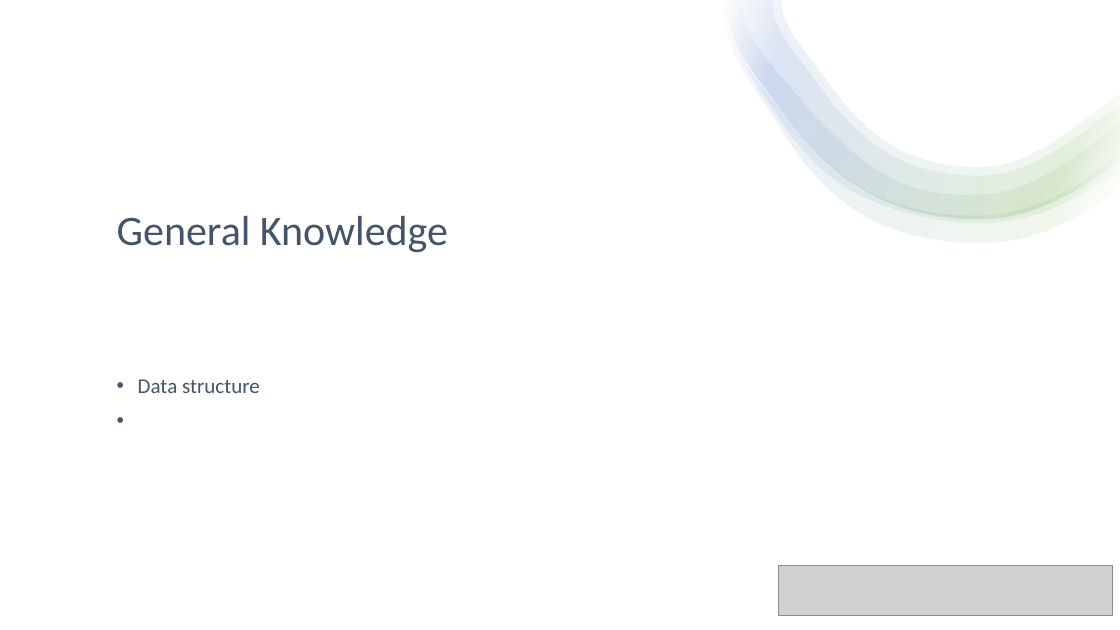
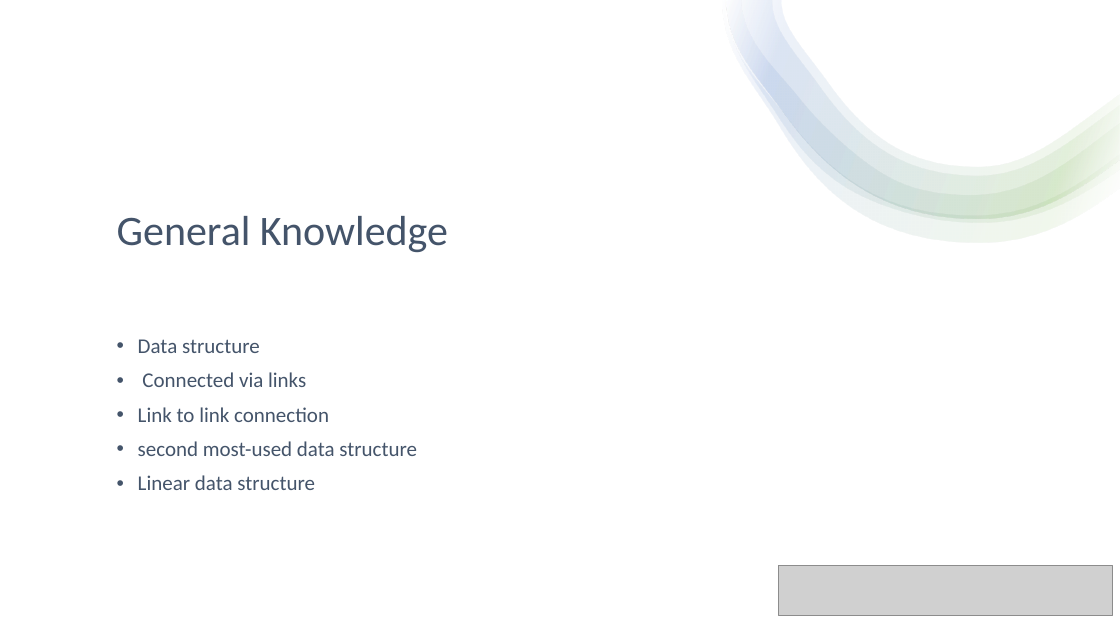
Before and after one commit to niklastrinkl/DornFussenegger-Trinkl-LinkedList-2022, a slide deck: slide 2 of Präsentation.pptx. Drawn at 1120x630 pixels with LibreOffice and Linux fonts; fonts in the diff are those of the drawing; grey boxes stand for pictures. Boxes give left, top, right and bottom in pixels: in the first picture for what was removed or moved away, otherwise in the second. Text is boxed around its words. In the diff, an @@ line names an element or a change of style, - is before the commit and + after.

Commit message:
Added a slide to the powerpoint.

```diff
--- a/Präsentation.pptx
+++ b/Präsentation.pptx
@@ text at (x1=138, y1=372, x2=417, y2=490): paragraphs added @@
+• Connected via links
+• Link to link connection
+• second most-used data structure
+• Linear data structure
```
